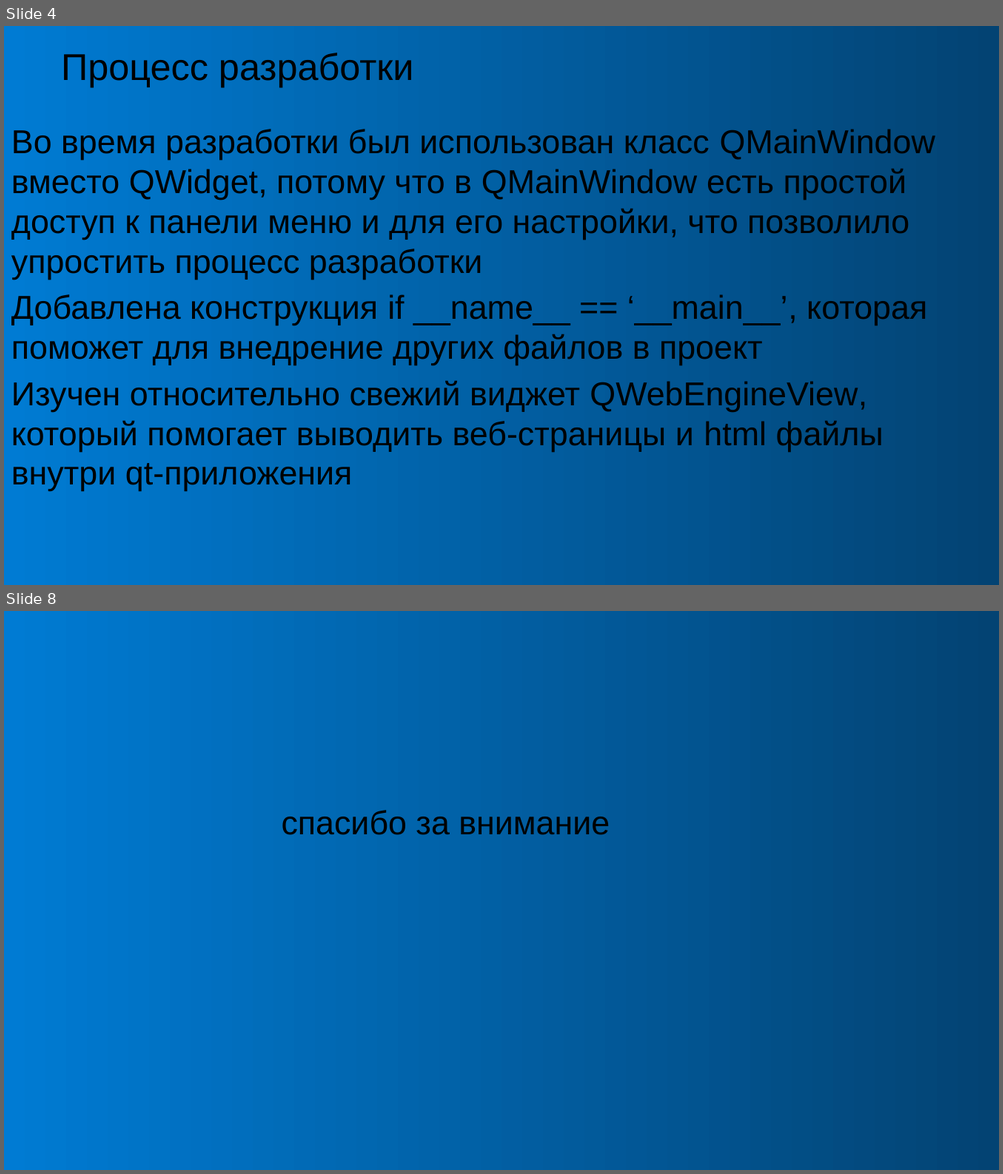
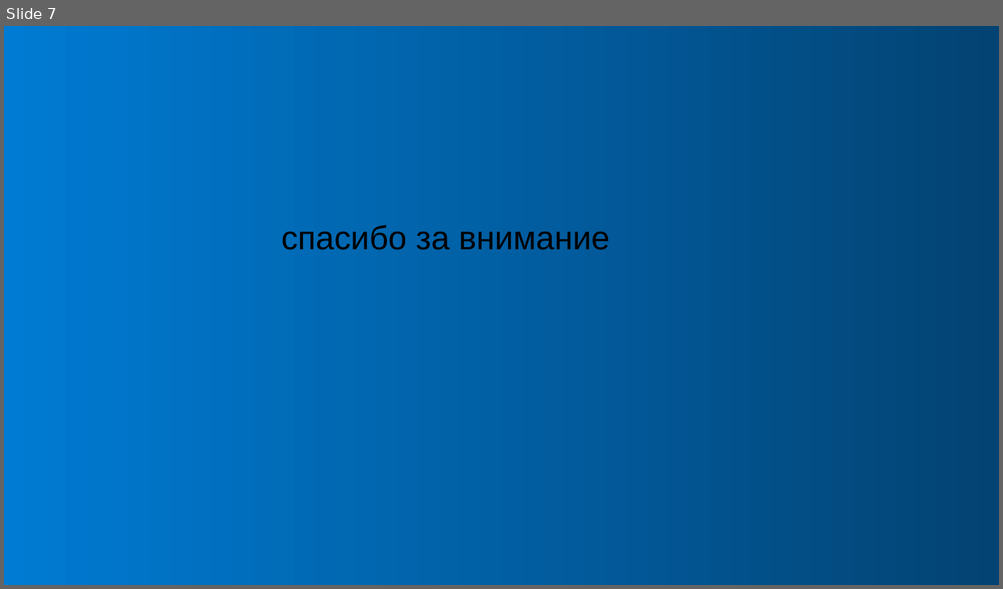
Before and after one commit to MrChudak/project_algoritmika, a slide deck: presentation_program.pptx. Shown one above the other, each under a label of ours: slides 4 and 8 before the commit, slide 7 after it; the slides between them are not shown. The pictures are 1003x1174 and 1003x589 pixels, drawn with LibreOffice and Linux fonts; fonts in the diff are those of the drawing; background and template pictures are left out. Boxes give left, top, right and bottom in pixels: in the first picture for what was removed or moved away, otherwise in the second. Text is boxed around its words. In the diff, an @@ line names an element or a change of style, - is before the commit and + after.

```diff
--- a/presentation_program.pptx
+++ b/presentation_program.pptx
@@ slide 4 removed at (x1=4, y1=26, x2=999, y2=585), background picture (left out) @@
@@ rectangle removed at (x1=4, y1=26, x2=999, y2=585) @@
@@ title removed at (x1=61, y1=53, x2=414, y2=87) @@
-Процесс разработки
@@ text removed at (x1=11, y1=129, x2=935, y2=491) @@
-Во время разработки был использован класс QMainWindow вместо QWidget, потому что в QMainWindow есть простой доступ к панели меню и для его настройки, что позволило упростить процесс разработки
-Добавлена конструкция if __name__ == ‘__main__’, которая поможет для внедрение других файлов в проект
-Изучен относительно свежий виджет QWebEngineView, который помогает выводить веб-страницы и html файлы внутри qt-приложения
@@ what was slide 8 is now slide 7 @@
```
Also in this commit, not shown: 5 slides changed, 1 slide added, 1 other slide removed.
